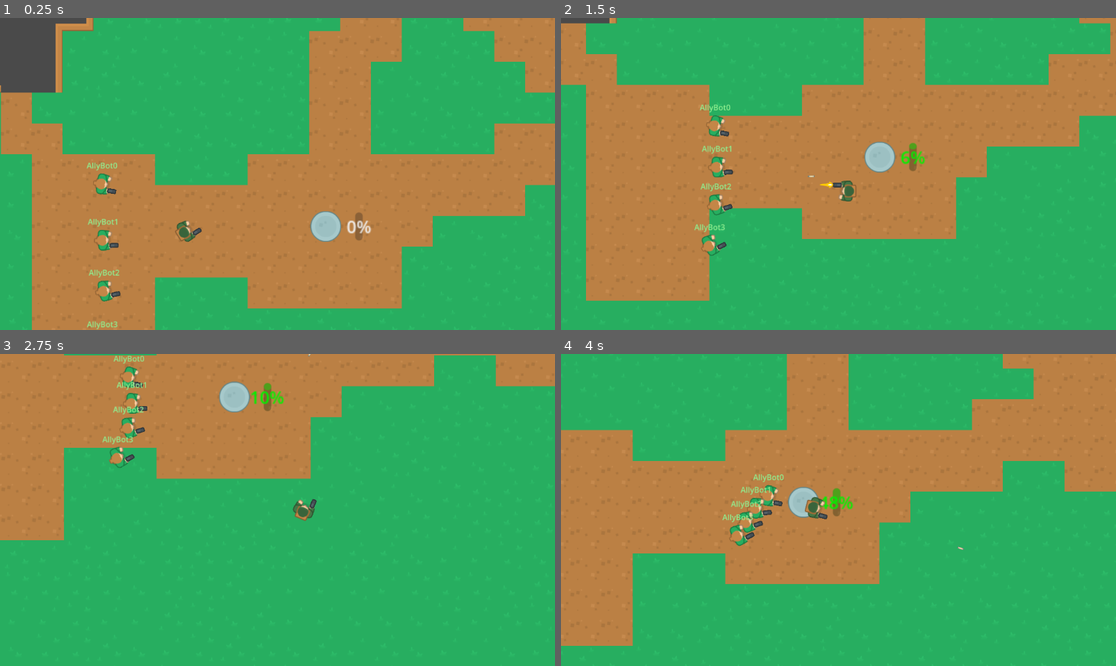
Above: before the commit, frames 1-4 (two rows, left to right).
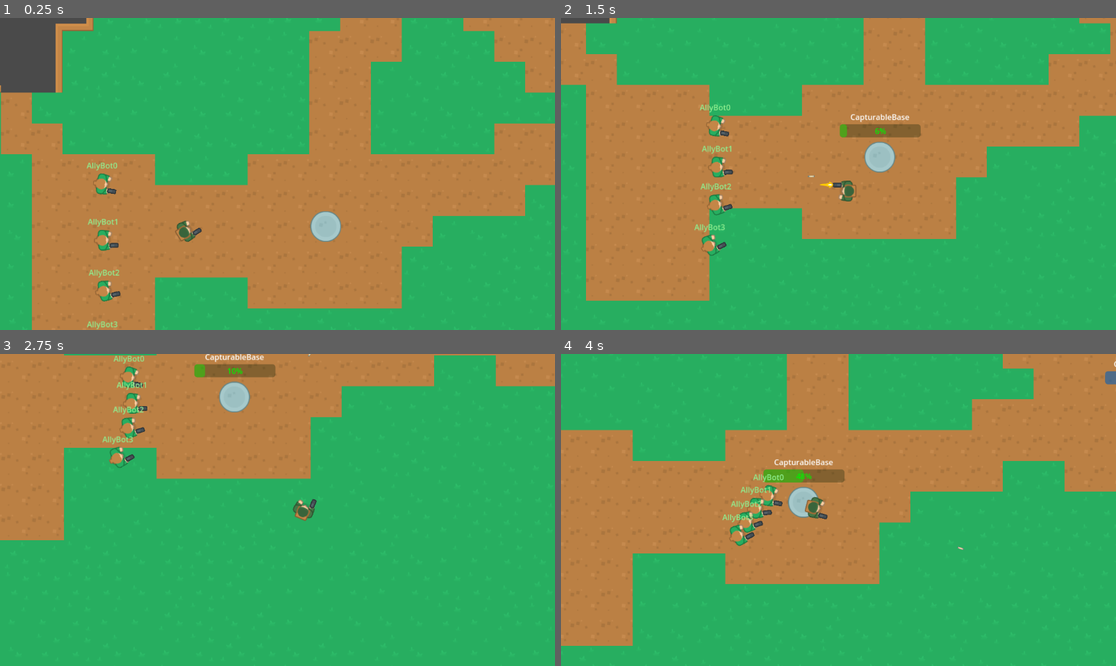
Above: after the commit, the same moments.

Repository: ZeromaXHe/MyGitRepository
Game: Godot game, scene res://scenes/main.tscn
Same seed, same stepped clock (60 frames per second), same inputs: the game is played once before the commit and once after it.
Inputs (mouse positions are in pixels of both pictures, inside the frame that each line leads up to):
- Up to frame 1 (0.25 s): no input
- Up to frame 2 (1.5 s): move the mouse to (638, 55) at 0.52 s; hold D (right) 0.53-1.28 s; click (638, 55) at 0.6 s; move the mouse to (727, 189) at 1.27 s; hold S (down) from 1.28 s (still down); click (727, 189) at 1.35 s
- Up to frame 3 (2.75 s): move the mouse to (333, 441) at 2.02 s; release S (down) at 2.03 s; hold D (right) from 2.03 s (still down); click (333, 441) at 2.1 s
- Up to frame 4 (4 s): move the mouse to (810, 572) at 2.77 s; release D (right) at 2.78 s; hold W (up) 2.78-3.53 s; click (810, 572) at 2.85 s; move the mouse to (1005, 556) at 3.52 s; hold A (left) from 3.53 s (still down); click (1005, 556) at 3.6 s

The runs differ from the first frame. In frame 1, 0.2% of the frame differs, in the area x 62-67%, y 62-72%; in frame 2, 1.0%; in frame 3, 1.0%; in frame 4, 1.1%, in the area x 36-100%, y 2-53%.

Commit message:
feature(GodotDemo): GodotProjects 基地占领进度 GUI 修改；呼吸回血功能

Diff:
--- a/GodotDemo/GodotProjects/scenes/capturable_base.tscn
+++ b/GodotDemo/GodotProjects/scenes/capturable_base.tscn
@@ -19,14 +19,34 @@
 
 [node name="Team" parent="." instance=ExtResource("3_lll4i")]
 
-[node name="ProgressBar" type="ProgressBar" parent="."]
-offset_left = 61.0
-offset_top = -29.0
-offset_right = 68.0
-offset_bottom = -2.0
-scale = Vector2(2.22321, 2.15586)
+[node name="VBoxContainer" type="VBoxContainer" parent="."]
+offset_left = -83.0
+offset_top = -95.0
+offset_right = 85.0
+offset_bottom = -41.0
+
+[node name="NameLabel" type="Label" parent="VBoxContainer"]
+layout_mode = 2
+text = "CapturableBase"
+horizontal_alignment = 1
+vertical_alignment = 1
+
+[node name="ProgressBar" type="ProgressBar" parent="VBoxContainer"]
+layout_mode = 2
 value = 50.0
-fill_mode = 2
+
+[node name="CapturedInfo" type="RichTextLabel" parent="."]
+visible = false
+offset_left = -122.0
+offset_top = 39.0
+offset_right = 123.0
+offset_bottom = 71.0
+bbcode_enabled = true
+text = "[center]Captured by [color=red]ENEMY team[/color]!!![/center]"
+
+[node name="CapturedInfoTimer" type="Timer" parent="."]
+one_shot = true
 
 [connection signal="body_entered" from="." to="." method="_on_body_entered"]
 [connection signal="body_exited" from="." to="." method="_on_body_exited"]
+[connection signal="timeout" from="CapturedInfoTimer" to="." method="_on_captured_info_timer_timeout"]
--- /dev/null
+++ b/GodotDemo/GodotProjects/scenes/gui.tscn
@@ -0,0 +1,37 @@
+[gd_scene load_steps=2 format=3 uid="uid://b4p3jxjo4ufj5"]
+
+[ext_resource type="Script" path="res://scripts/kill_info.gd" id="1_cmmym"]
+
+[node name="GUI" type="CanvasLayer"]
+
+[node name="Rows" type="VBoxContainer" parent="."]
+anchors_preset = 15
+anchor_right = 1.0
+anchor_bottom = 1.0
+grow_horizontal = 2
+grow_vertical = 2
+
+[node name="TopRow" type="HBoxContainer" parent="Rows"]
+layout_mode = 2
+size_flags_vertical = 3
+
+[node name="KillInfo" type="RichTextLabel" parent="Rows/TopRow"]
+layout_mode = 2
+size_flags_horizontal = 3
+bbcode_enabled = true
+text = "[color=green]AllyBot1[/color] pistol kill [color=red]EnemyBot2[/color]
+[color=red]Bot3[/color] killed [color=green]Bot4[/color]
+[color=green]Bot1[/color] killed [color=red]Bot2[/color]
+[color=green]Bot1[/color] killed [color=red]Bot2[/color]
+[color=red]Bot3[/color] killed [color=green]Bot4[/color]"
+scroll_active = false
+script = ExtResource("1_cmmym")
+
+[node name="MidRow" type="HBoxContainer" parent="Rows"]
+layout_mode = 2
+size_flags_vertical = 3
+size_flags_stretch_ratio = 3.0
+
+[node name="BottomRow" type="HBoxContainer" parent="Rows"]
+layout_mode = 2
+size_flags_vertical = 3
--- a/GodotDemo/GodotProjects/scenes/health.tscn
+++ b/GodotDemo/GodotProjects/scenes/health.tscn
@@ -4,3 +4,9 @@
 
 [node name="Health" type="Node"]
 script = ExtResource("1_lu5pt")
+
+[node name="RefillTimer" type="Timer" parent="."]
+wait_time = 5.0
+one_shot = true
+
+[connection signal="timeout" from="RefillTimer" to="." method="_on_refill_timer_timeout"]
--- a/GodotDemo/GodotProjects/scenes/main.tscn
+++ b/GodotDemo/GodotProjects/scenes/main.tscn
@@ -2,7 +2,6 @@
 
 [ext_resource type="Script" path="res://scripts/main.gd" id="1_2etsu"]
 [ext_resource type="Script" path="res://scripts/capturable_base_manager.gd" id="2_2c81g"]
-[ext_resource type="Script" path="res://scripts/kill_info.gd" id="2_bnki2"]
 [ext_resource type="Script" path="res://scripts/bullet_manager.gd" id="3_fdg2q"]
 [ext_resource type="PackedScene" uid="uid://85miqhtewjo7" path="res://scenes/enemy.tscn" id="4_eaets"]
 [ext_resource type="PackedScene" uid="uid://cuu4tbysrr5nv" path="res://scenes/ally.tscn" id="5_gi44o"]
@@ -10,6 +9,7 @@
 [ext_resource type="PackedScene" uid="uid://cj7v1r6xwgcd4" path="res://scenes/capturable_base.tscn" id="6_w1ort"]
 [ext_resource type="Texture2D" uid="uid://dk6x4qtsry04e" path="res://assets/top_down_shooter/Tilesheet/tilesheet_complete.png" id="8_gbds6"]
 [ext_resource type="Script" path="res://scripts/name_labels_manager.gd" id="9_06alu"]
+[ext_resource type="PackedScene" uid="uid://b4p3jxjo4ufj5" path="res://scenes/gui.tscn" id="10_gh2ev"]
 
 [sub_resource type="TileSetAtlasSource" id="TileSetAtlasSource_psymo"]
 texture = ExtResource("8_gbds6")
@@ -612,33 +612,19 @@
 [node name="EnemyRespawnPoint4" type="Node2D" parent="EnemyRespawnPoints"]
 position = Vector2(77, 178)
 
-[node name="GUI" type="Control" parent="."]
+[node name="GUIManager" type="Control" parent="."]
 layout_mode = 3
 anchors_preset = 0
 offset_right = 40.0
 offset_bottom = 40.0
 
-[node name="NameLabelsManager" type="Control" parent="GUI"]
+[node name="NameLabelsManager" type="Control" parent="GUIManager"]
 anchors_preset = 0
 offset_right = 40.0
 offset_bottom = 40.0
 script = ExtResource("9_06alu")
 
-[node name="CanvasLayer" type="CanvasLayer" parent="."]
-
-[node name="KillInfo" type="RichTextLabel" parent="CanvasLayer"]
-offset_left = 13.0
-offset_top = 16.0
-offset_right = 305.0
-offset_bottom = 135.0
-bbcode_enabled = true
-text = "[color=green]AllyBot1[/color] pistol kill [color=red]EnemyBot2[/color]
-[color=red]Bot3[/color] killed [color=green]Bot4[/color]
-[color=green]Bot1[/color] killed [color=red]Bot2[/color]
-[color=green]Bot1[/color] killed [color=red]Bot2[/color]
-[color=red]Bot3[/color] killed [color=green]Bot4[/color]"
-scroll_active = false
-script = ExtResource("2_bnki2")
+[node name="GUI" parent="." instance=ExtResource("10_gh2ev")]
 
 [node name="Camera2D" type="Camera2D" parent="."]
 position = Vector2(641, 39)
--- a/GodotDemo/GodotProjects/scripts/capturable_base.gd
+++ b/GodotDemo/GodotProjects/scripts/capturable_base.gd
@@ -9,7 +9,11 @@
 
 @onready var team: Team = $Team
 @onready var sprite_2d: Sprite2D = $Sprite2D
-@onready var progress_bar: ProgressBar = $ProgressBar
+@onready var v_box_container: VBoxContainer = $VBoxContainer
+@onready var progress_bar: ProgressBar = $VBoxContainer/ProgressBar
+@onready var name_label: Label = $VBoxContainer/NameLabel
+@onready var captured_info: RichTextLabel = $CapturedInfo
+@onready var captured_info_timer: Timer = $CapturedInfoTimer
 
 var player_unit_count: int = 0
 var enemy_unit_count: int = 0
@@ -21,6 +25,9 @@
 func _ready() -> void:
 	progress_bar.max_value = max_occupy_progress
 	progress_bar.set_value_no_signal(occupy_progress)
+	name_label.text = name
+	v_box_container.visible = false
+	captured_info.visible = false
 
 
 func _process(delta: float) -> void:
@@ -33,14 +40,35 @@
 		occupy_progress = min(occupy_progress + delta * diff_abs, max_occupy_progress);
 		if (occupy_progress == max_occupy_progress):
 			set_team(majority_team)
+			v_box_container.visible = false
+			# 占领信息只显示一秒
+			captured_info.text = get_captured_info_bbcode(team_to_capture)
+			captured_info.visible = true
+			captured_info_timer.start()
 	else:
 		# 抵抗占领方占优，扣减占领进度
 		occupy_progress -= delta;
 		if (occupy_progress < 0):
+			if not v_box_container.visible:
+				v_box_container.visible = true
 			team_to_capture = majority_team
 			occupy_progress = -occupy_progress
 			progress_bar.modulate = get_color(majority_team)
 	progress_bar.set_value_no_signal(occupy_progress)
+
+
+func _on_captured_info_timer_timeout() -> void:
+	captured_info.visible = false
+
+
+func get_captured_info_bbcode(side: Team.Side) -> String:
+	match (side):
+		Team.Side.ENEMY:
+			return "[center]Captured by [color=red]ENEMY team[/color]!!![/center]"
+		Team.Side.PLAYER:
+			return "[center]Captured by [color=green]PLAYER team[/color]!!![/center]"
+		_:
+			return "Neutralized"
 
 
 func _on_body_entered(body: Node2D) -> void:
--- a/GodotDemo/GodotProjects/scripts/health.gd
+++ b/GodotDemo/GodotProjects/scripts/health.gd
@@ -1,10 +1,30 @@
 extends Node
 class_name Health
 
-@export var max_health: int = 100
+@export var max_health: float = 100.0
+# 每秒回复多少血量
+@export var refill_rate: float = 50.0
 
-@onready var hp: int = max_health:
+@onready var hp: float = max_health:
 	set = set_health
+@onready var refill_timer: Timer = $RefillTimer
+
+var refill_enable = true
+
+
+func _process(delta: float) -> void:
+	if refill_enable and hp < max_health:
+		hp = clamp(hp + refill_rate * delta, 0.0, max_health)
+		print("refill hp:", hp)
+
 
 func set_health(new_hp):
+	if new_hp < hp:
+		refill_enable = false
+		refill_timer.start(refill_timer.wait_time)
+
 	hp = clamp(new_hp, 0, max_health)
+
+
+func _on_refill_timer_timeout() -> void:
+	refill_enable = true
--- a/GodotDemo/GodotProjects/scripts/main.gd
+++ b/GodotDemo/GodotProjects/scripts/main.gd
@@ -7,8 +7,9 @@
 @onready var enemy_ai: MapAI = $EnemyMapAI
 @onready var bullet_manager: BulletManager = $BulletManager
 @onready var camera: Camera2D = $Camera2D
-@onready var kill_info: RichTextLabel = $CanvasLayer/KillInfo
-@onready var name_labels_manager: NameLabelsManager = $GUI/NameLabelsManager
+# 居然可以拿到子场景的节点！
+@onready var kill_info: RichTextLabel = $GUI/Rows/TopRow/KillInfo
+@onready var name_labels_manager: NameLabelsManager = $GUIManager/NameLabelsManager
 @onready var player_respawn_point: Node2D = $PlayerRespawnPoint
 
 func _ready():
@@ -35,7 +36,6 @@
 func spawn_player():
 	var player_instance: Player = player.instantiate()
 	player_instance.global_position = player_respawn_point.global_position
-	player_instance.name = "Player"
 	add_child(player_instance)
 	player_instance.set_camera_transform(camera.get_path())
 	player_instance.died.connect(handle_player_death)
--- a/GodotDemo/GodotProjects/scripts/player.gd
+++ b/GodotDemo/GodotProjects/scripts/player.gd
@@ -14,6 +14,7 @@
 
 
 func _ready():
+	name = "Player"
 	weapon.initialize(team.side, self)
 
 
